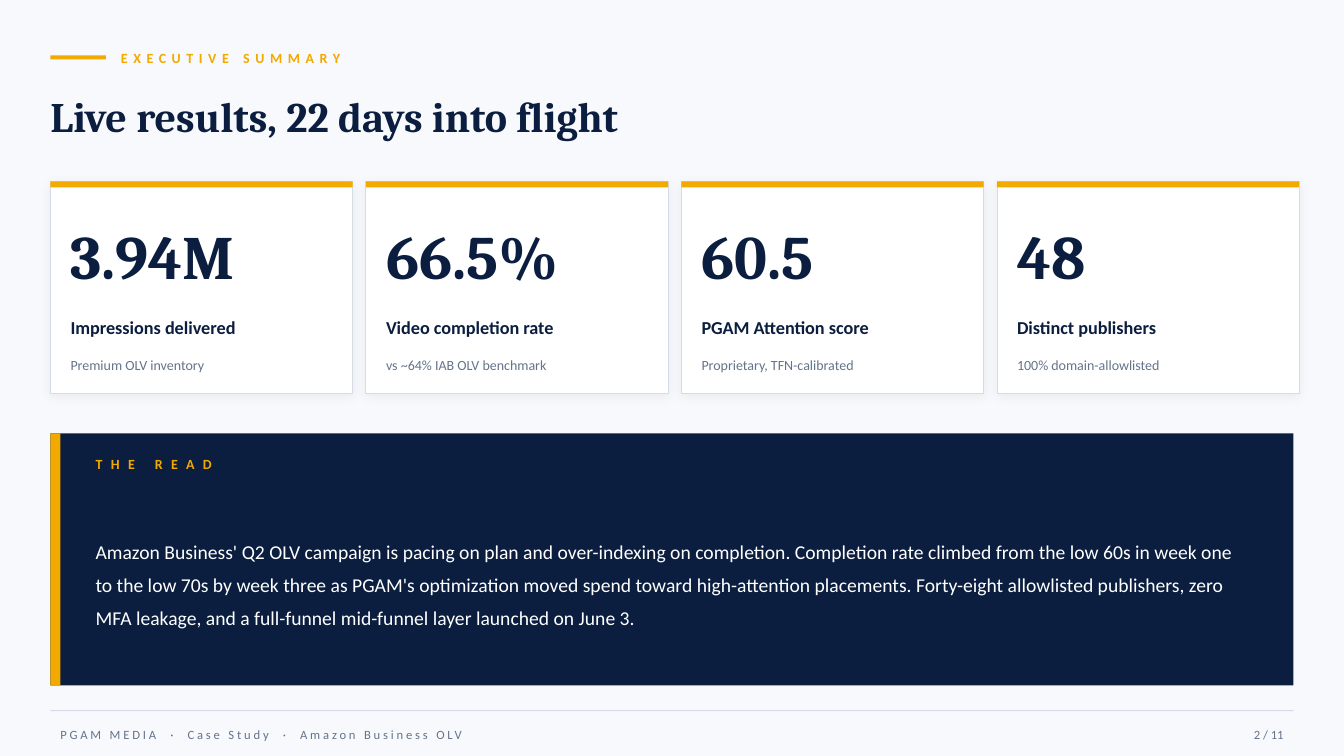
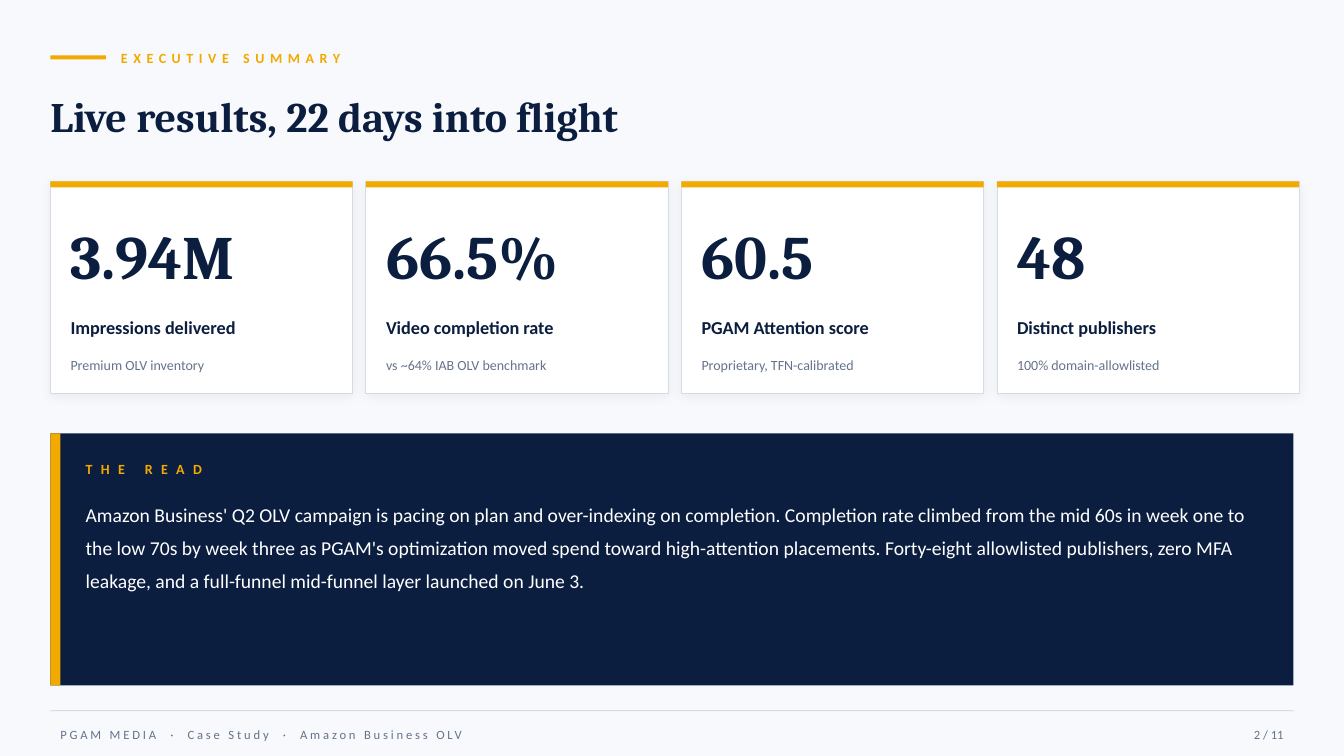
Before and after one commit to mastap150/pgam-intelligence, a slide deck: slide 2 of case_study_deck/PGAM_Case_Study_Amazon_Business_OLV.pptx. Drawn at 1344x756 pixels with LibreOffice and Linux fonts; fonts in the diff are those of the drawing. Boxes give left, top, right and bottom in pixels: in the first picture for what was removed or moved away, otherwise in the second. Text is boxed around its words. In the diff, an @@ line names an element or a change of style, - is before the commit and + after.

```diff
--- a/case_study_deck/PGAM_Case_Study_Amazon_Business_OLV.pptx
+++ b/case_study_deck/PGAM_Case_Study_Amazon_Business_OLV.pptx
@@ text "THE READ": place and size @@
-text "THE READ" at <box>86,449,489,479</box>
+text "THE READ" at <box>86,454,489,484</box>
@@ text at <box>86,508,1245,592</box>: text changed @@
-Amazon Business' Q2 OLV campaign is pacing on plan and over-indexing on completion. Completion rate climbed from the low 60s in week one to the low 70s by week three as PGAM's optimization moved spend toward high-attention placements. Forty-eight allowlisted publishers, zero MFA leakage, and a full-funnel mid-funnel layer launched on June 3.
+Amazon Business' Q2 OLV campaign is pacing on plan and over-indexing on completion. Completion rate climbed from the mid 60s in week one to the low 70s by week three as PGAM's optimization moved spend toward high-attention placements. Forty-eight allowlisted publishers, zero MFA leakage, and a full-funnel mid-funnel layer launched on June 3.
@@ text "Amazon Business' Q2 OLV campaign ..." at <box>86,508,1245,592</box>: vertical alignment middle to top @@
```
Also in this commit, not shown: 5 other slides changed, 1 other file.
